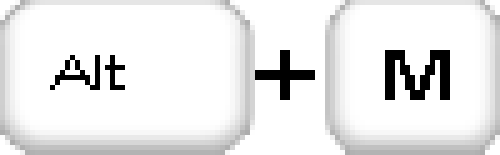
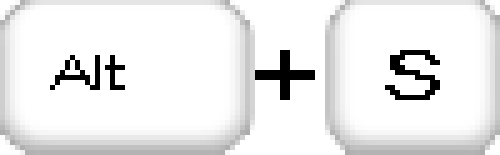
Two versions of the same layered image (w=500, h=155). Layer-by-layer changes:
renamed "M" to "S", painted on it over box(385, 50, 450, 100)
